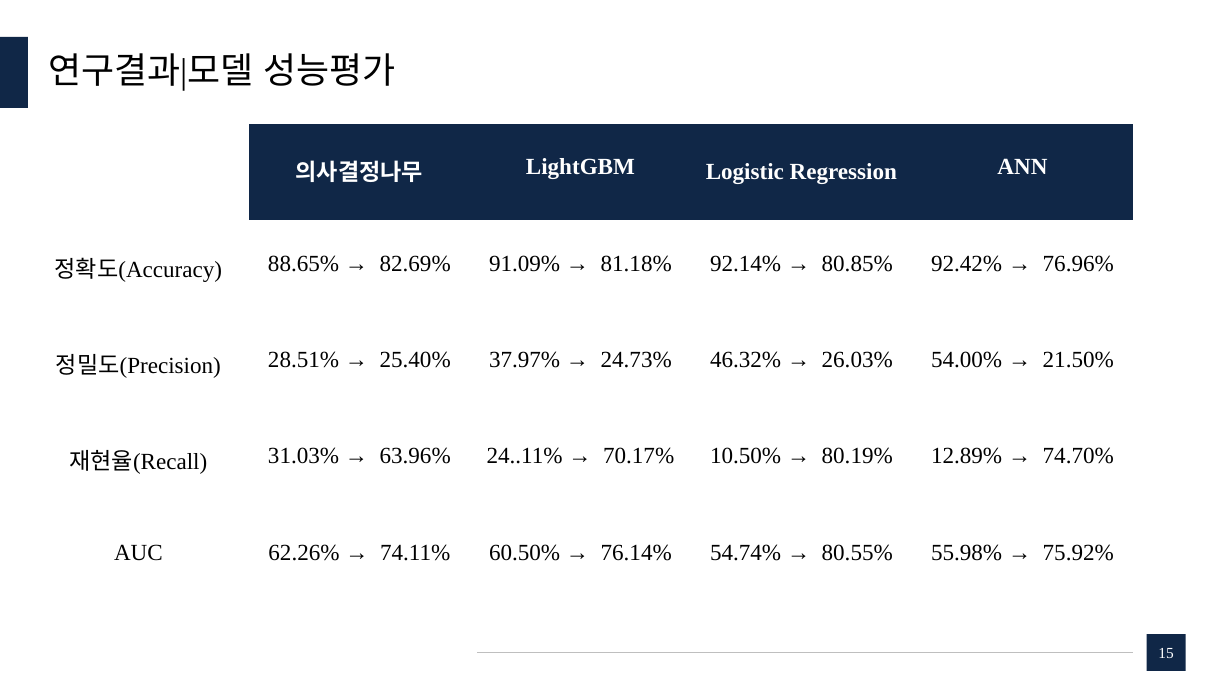
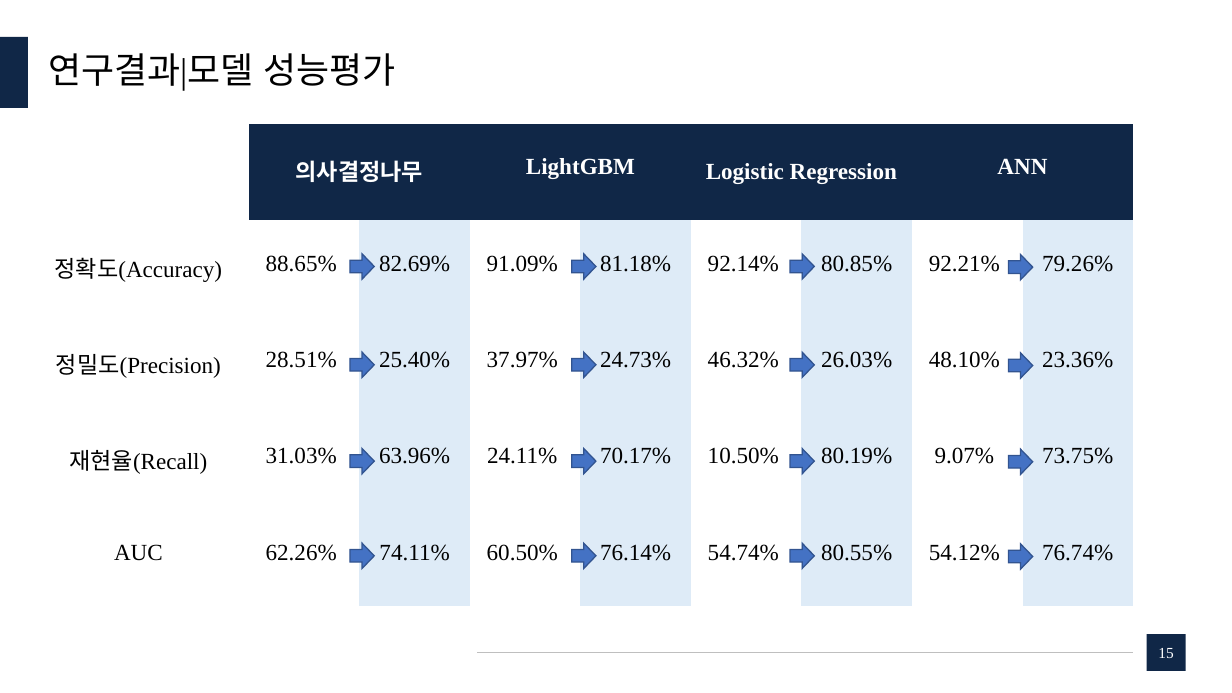
Before and after one commit to dudungE/Competition, a slide deck: slide 15 of ppt/부실가계분류모델에 관한 연구.pptx. Drawn at 1232x693 pixels with LibreOffice and Linux fonts; fonts in the diff are those of the drawing. Boxes give left, top, right and bottom in pixels: in the first picture for what was removed or moved away, otherwise in the second. Text is boxed around its words. In the diff, an @@ line names an element or a change of style, - is before the commit and + after.

```diff
--- a/ppt/부실가계분류모델에 관한 연구.pptx
+++ b/ppt/부실가계분류모델에 관한 연구.pptx
@@ table at <box>28,124,1136,605</box> @@
-column 2: 의사결정나무 | 88.65% → 82.69% | 28.51% → 25.40% | 31.03% → 63.96% | 62.26% → 74.11%
-column 3: LightGBM | 91.09% → 81.18% | 37.97% → 24.73% | 24..11% → 70.17% | 60.50% → 76.14%
-column 4: Logistic Regression | 92.14% → 80.85% | 46.32% → 26.03% | 10.50% → 80.19% | 54.74% → 80.55%
-column 5: ANN | 92.42% → 76.96% | 54.00% → 21.50% | 12.89% → 74.70% | 55.98% → 75.92%
+column 2: 의사결정나무 | 88.65% | 28.51% | 31.03% | 62.26%
+column 3:  | 82.69% | 25.40% | 63.96% | 74.11%
+column 4: LightGBM | 91.09% | 37.97% | 24.11% | 60.50%
+column 5:  | 81.18% | 24.73% | 70.17% | 76.14%
+column 6: Logistic Regression | 92.14% | 46.32% | 10.50% | 54.74%
+column 7:  | 80.85% | 26.03% | 80.19% | 80.55%
+column 8: ANN | 92.21% | 48.10% | 9.07% | 54.12%
+column 9:  | 79.26% | 23.36% | 73.75% | 76.74%
@@ table: place and size @@
-table at <box>28,124,1132,605</box>
+table at <box>28,124,1136,605</box>
@@ right arrow added at <box>350,254,374,279</box>, fill #4472C4, outline #325491 1 pt @@
@@ right arrow added at <box>572,254,596,279</box>, fill #4472C4, outline #325491 1 pt @@
@@ right arrow added at <box>790,254,814,279</box>, fill #4472C4, outline #325491 1 pt @@
@@ right arrow added at <box>1008,254,1032,279</box>, fill #4472C4, outline #325491 1 pt @@
@@ right arrow added at <box>350,352,374,377</box>, fill #4472C4, outline #325491 1 pt @@
@@ right arrow added at <box>572,352,596,377</box>, fill #4472C4, outline #325491 1 pt @@
@@ right arrow added at <box>790,352,814,377</box>, fill #4472C4, outline #325491 1 pt @@
@@ right arrow added at <box>1008,353,1032,378</box>, fill #4472C4, outline #325491 1 pt @@
@@ right arrow added at <box>350,448,374,473</box>, fill #4472C4, outline #325491 1 pt @@
@@ right arrow added at <box>572,448,596,473</box>, fill #4472C4, outline #325491 1 pt @@
@@ right arrow added at <box>790,448,814,473</box>, fill #4472C4, outline #325491 1 pt @@
@@ right arrow added at <box>1008,449,1032,474</box>, fill #4472C4, outline #325491 1 pt @@
@@ right arrow added at <box>350,543,374,568</box>, fill #4472C4, outline #325491 1 pt @@
@@ right arrow added at <box>572,543,596,568</box>, fill #4472C4, outline #325491 1 pt @@
@@ right arrow added at <box>790,543,814,568</box>, fill #4472C4, outline #325491 1 pt @@
@@ right arrow added at <box>1008,544,1032,569</box>, fill #4472C4, outline #325491 1 pt @@
```
Also in this commit, not shown: 22 other slides changed.
